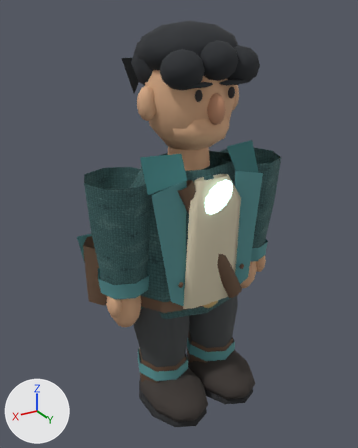
Renders of the glTF model assets/models/explorer_lowpoly.glb from each side of a commit.
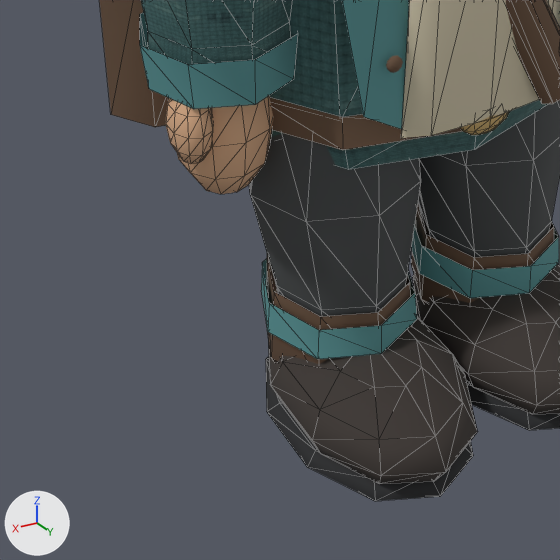
The first picture shows the older version from a camera (50 mm lens) standing at (1.207, 1.927, 0.998) and looking at (0.035, -0.026, 0.021). The close-ups show the older and then the newer version on the part from 15% to 66% of the width and 59% to 100% of the height of that picture. Only the edits that show in the close-ups are written down. Arrows for +X, +Y and +Z are at lower left; the lights stay in place. The close-ups show mesh edges as thin lines. Where no turn or scale is listed for an object, it has been applied to the vertices.

Names of what the first close-up shows: 'Bag', 'BootSole2', 'BootToe', 'BootToe2', 'Coat', 'Hand2', 'RolledCuff2', 'Shirt', 'Sleeve2', 'Trouser', 'Trouser2', '_MeshInstance3D_2' and 10 more.
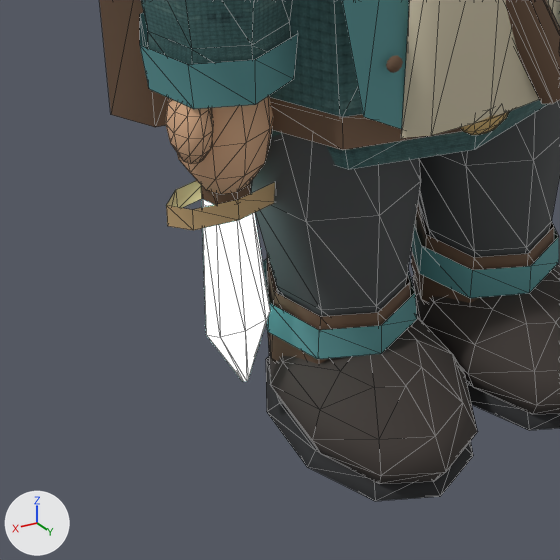
Diff of the bpy script that builds the scene:
```diff
--- a/assets/models/explorer_lowpoly.glb.py
+++ b/assets/models/explorer_lowpoly.glb.py
@@ mat_material_30 @@
 mat_material_30 = principled_material('Material_30')
-mat_material_30.base_color = (0.694, 0.413, 0.242)  # beige #d9ac87
+mat_material_30.base_color = (0.138, 0.0802, 0.0467)  # brown #68503d
 mat_material_30.roughness = 0.9
@@ mat_material_31 @@
 mat_material_31 = principled_material('Material_31')
-mat_material_31.base_color = (0.694, 0.413, 0.242)  # beige #d9ac87
+mat_material_31.base_color = (0.552, 0.376, 0.181)  # brown #c4a576
 mat_material_31.roughness = 0.9
@@ mat_material_32 @@
 mat_material_32 = principled_material('Material_32')
-mat_material_32.base_color = (0.694, 0.413, 0.242)  # beige #d9ac87
+mat_material_32.base_color = (0.184, 0.823, 0.738)  # cyan #77eadf
 mat_material_32.roughness = 0.9
+mat_material_32.emission_strength = 1.7
+mat_material_32.emission_color = (0.713, 0.963, 0.943)  # pale blue #dcfbf9
@@ me_mesh_32_1 @@
+me_mesh_32_1.from_pydata(...)  # 25 vertices, 32 faces; spans x -0.06..0.06, y -0.035..0.05, z -1.1..-0.75
+me_mesh_32_1.materials.append(mat_material_32)  # cyan #77eadf, glowing pale blue #dcfbf9
@@ me_mesh_31_1 @@
+me_mesh_31_1.from_pydata(...)  # 18 vertices, 16 faces; spans x -0.105..0.105, y -0.045..0.045, z -0.77..-0.73
+me_mesh_31_1.materials.append(mat_material_31)  # brown #c4a576
@@ me_mesh_30_1 @@
+me_mesh_30_1.from_pydata(...)  # 18 vertices, 16 faces; spans x -0.043..0.043, y -0.043..0.043, z -0.74..-0.65
+me_mesh_30_1.materials.append(mat_material_30)  # brown #68503d
@@ ob_signalblade @@
+ob_signalblade = bpy.data.objects.new('SignalBlade', me_mesh_32_1)
+ob_signalblade.location = (0.36, 0.0, 0.285)
@@ ob_bladeguard @@
+ob_bladeguard = bpy.data.objects.new('BladeGuard', me_mesh_31_1)
+ob_bladeguard.location = (0.36, 0.0, 0.285)
@@ ob_bladegrip @@
+ob_bladegrip = bpy.data.objects.new('BladeGrip', me_mesh_30_1)
+ob_bladegrip.location = (0.36, 0.0, 0.285)
```

Where the change shows, as pixel boxes (x1, y1, x2, y2) in the close-ups (560 x 560 px):
'SignalBlade', added
    after: (202, 199, 270, 382)
'BladeGuard', added (brown)
    after: (166, 180, 275, 230)
'BladeGrip', added (brown)
    after: (201, 182, 251, 205)
